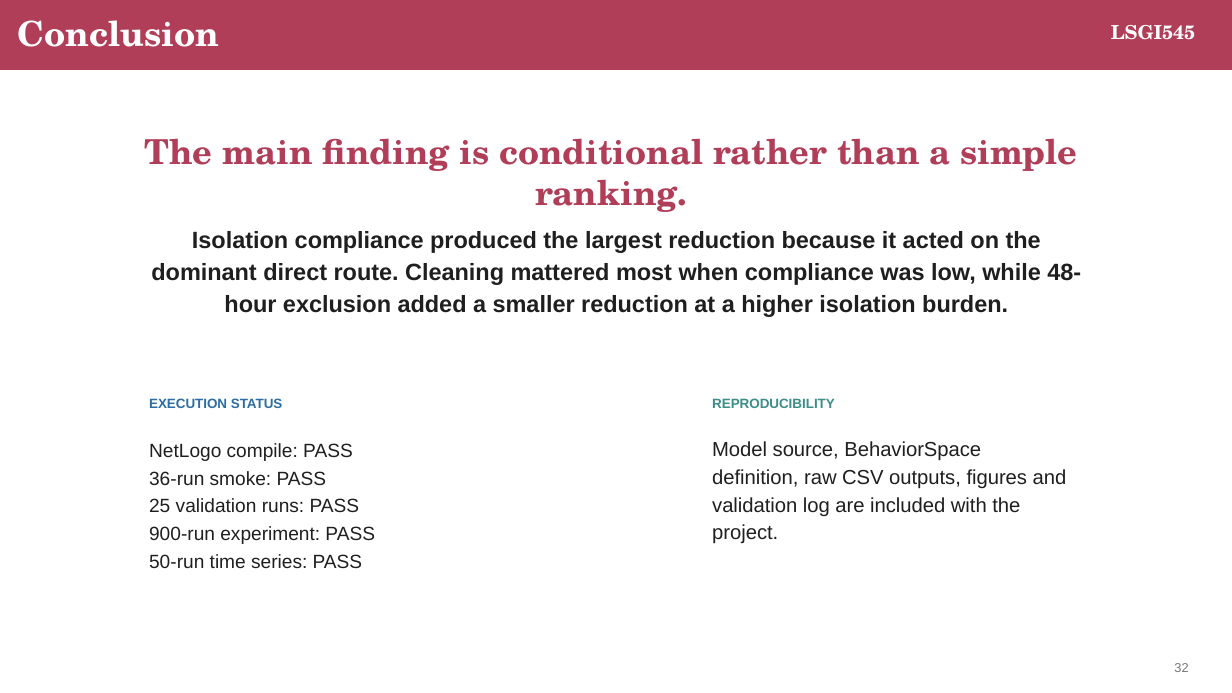
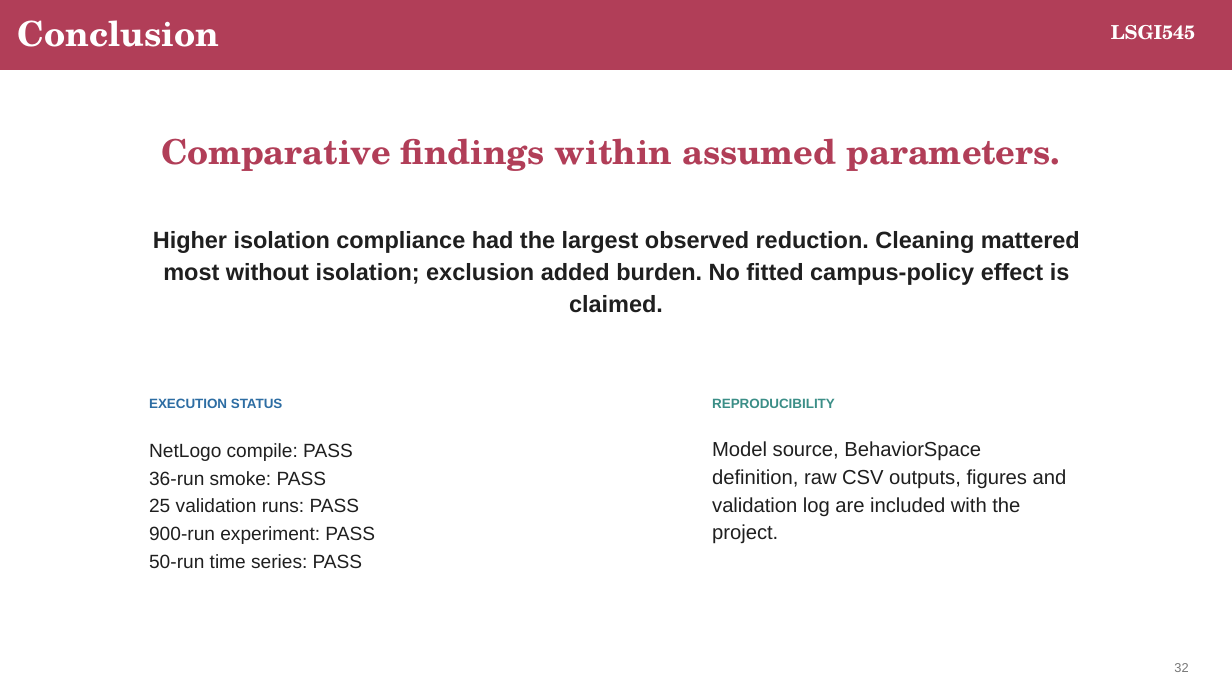
Before and after one commit to LIUXiaolu424/LSGI545-Group26, a slide deck: slide 32 of group_report_presentation/output/Norovirus_Dormitory_ABM_Group_Presentation.pptx. Drawn at 1232x693 pixels with LibreOffice and Linux fonts; fonts in the diff are those of the drawing. Boxes give left, top, right and bottom in pixels: in the first picture for what was removed or moved away, otherwise in the second. Text is boxed around its words. In the diff, an @@ line names an element or a change of style, - is before the commit and + after.

Commit message:
Correct submission references, parameter assumptions and result interpretation

```diff
--- a/group_report_presentation/output/Norovirus_Dormitory_ABM_Group_Presentation.pptx
+++ b/group_report_presentation/output/Norovirus_Dormitory_ABM_Group_Presentation.pptx
@@ text at [161, 138, 1060, 171]: text changed @@
-The main finding is conditional rather than a simple ranking.
+Comparative findings within assumed parameters.
@@ text at [153, 231, 1080, 313]: text changed @@
-Isolation compliance produced the largest reduction because it acted on the dominant direct route. Cleaning mattered most when compliance was low, while 48-hour exclusion added a smaller reduction at a higher isolation burden.
+Higher isolation compliance had the largest observed reduction. Cleaning mattered most without isolation; exclusion added burden. No fitted campus-policy effect is claimed.
```
Also in this commit, not shown: 18 other slides changed, 7 other files.
